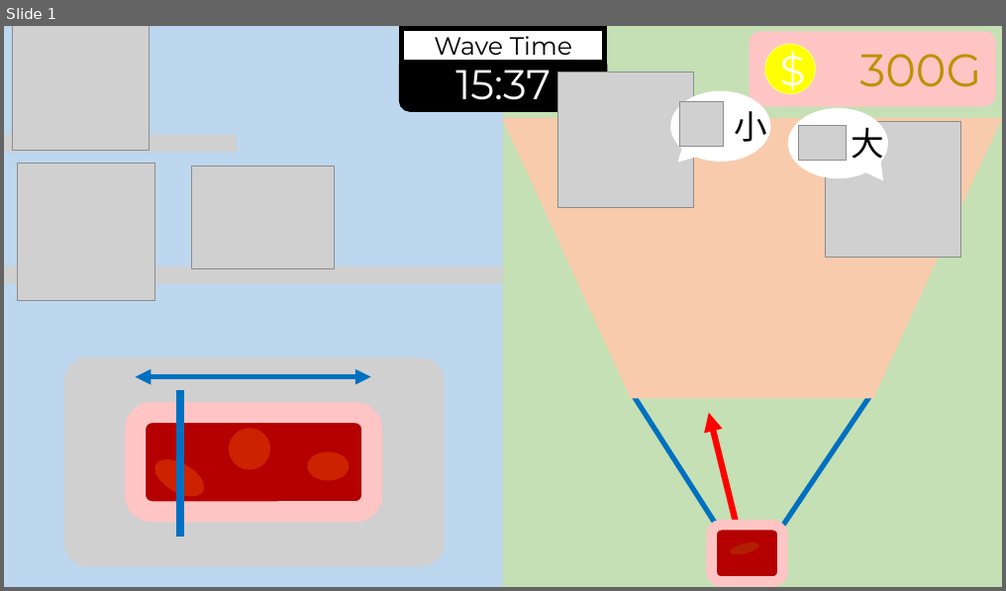
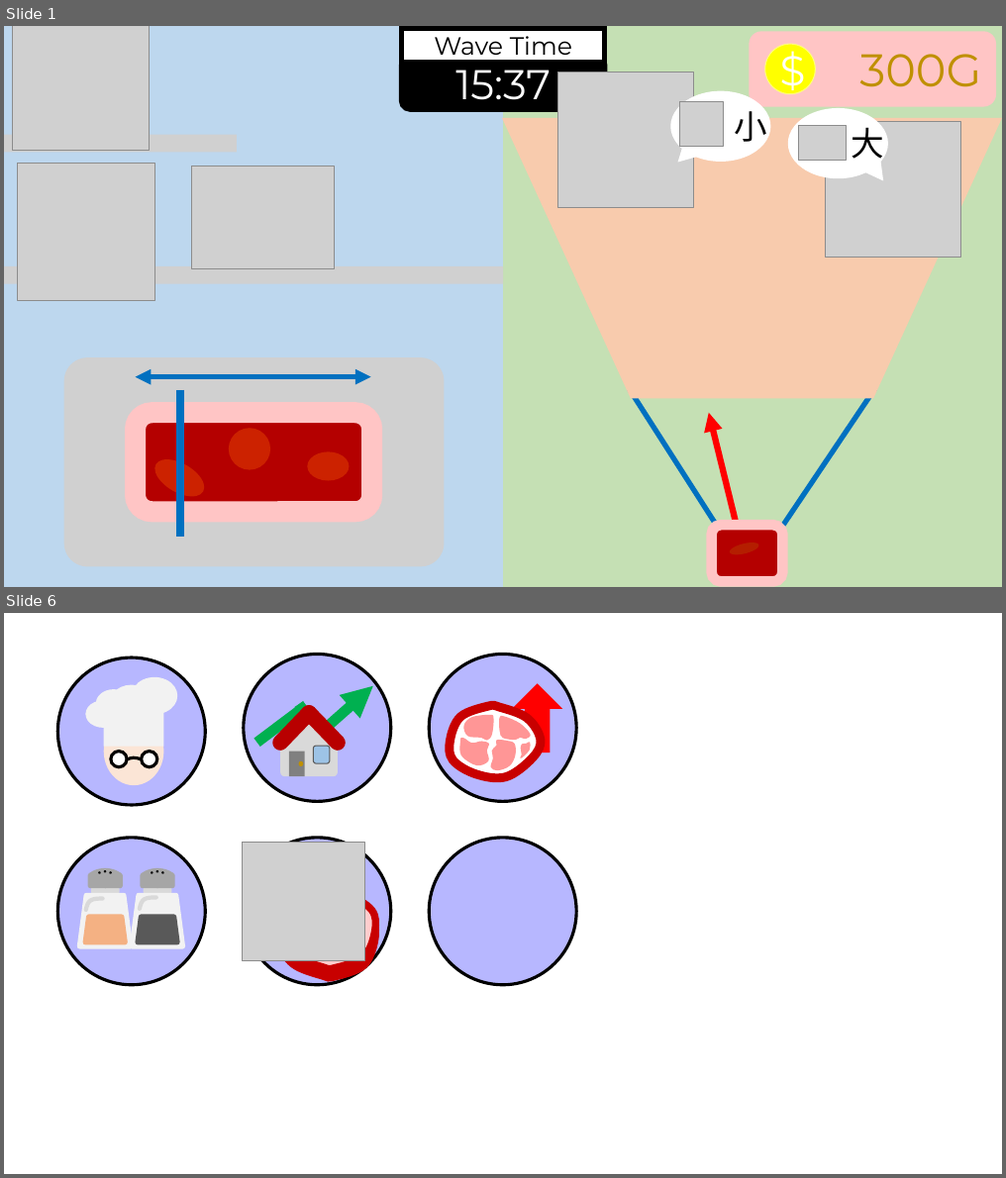
Before and after one commit to SNUGDC/CatDefense, a slide deck: UI Design.pptx. Shown one above the other, each under a label of ours: slide 1 before the commit, slides 1 and 6 after it; the slides between them are not shown. The pictures are 1006x591 and 1006x1178 pixels, drawn with LibreOffice and Linux fonts; fonts in the diff are those of the drawing; grey boxes stand for pictures. Boxes give left, top, right and bottom in pixels: in the first picture for what was removed or moved away, otherwise in the second. Text is boxed around its words. In the diff, an @@ line names an element or a change of style, - is before the commit and + after.

```diff
--- a/UI Design.pptx
+++ b/UI Design.pptx
@@ slide 6 added at (4,613,1002,1174), background #FFFFFF @@
@@ group added at (57,658,205,805): 8 ellipses, 1 rectangle, 1 freeform shape @@
@@ group added at (244,655,391,802): 4 lines, 2 ellipses, 2 rounded rectangles, 1 arrow, 1 triangle, 1 rectangle @@
@@ group added at (430,655,576,802): 6 freeform shapes, 1 ellipse, 1 down arrow @@
@@ group added at (242,838,391,985): 13 freeform shapes, 1 ellipse, 1 picture @@
@@ ellipse added at (430,838,576,985), fill #B7B7FF, outline #000000 3 pt @@
@@ group added at (57,838,205,985): 7 ellipses, 4 rounded rectangles, 4 trapezoids, 2 pie slice (boxed as its full ellipse)s, 2 freeform shapes @@
```
Also in this commit, not shown: 2 slides changed, 1 other slide added, 2 slides removed, 45 other files.
